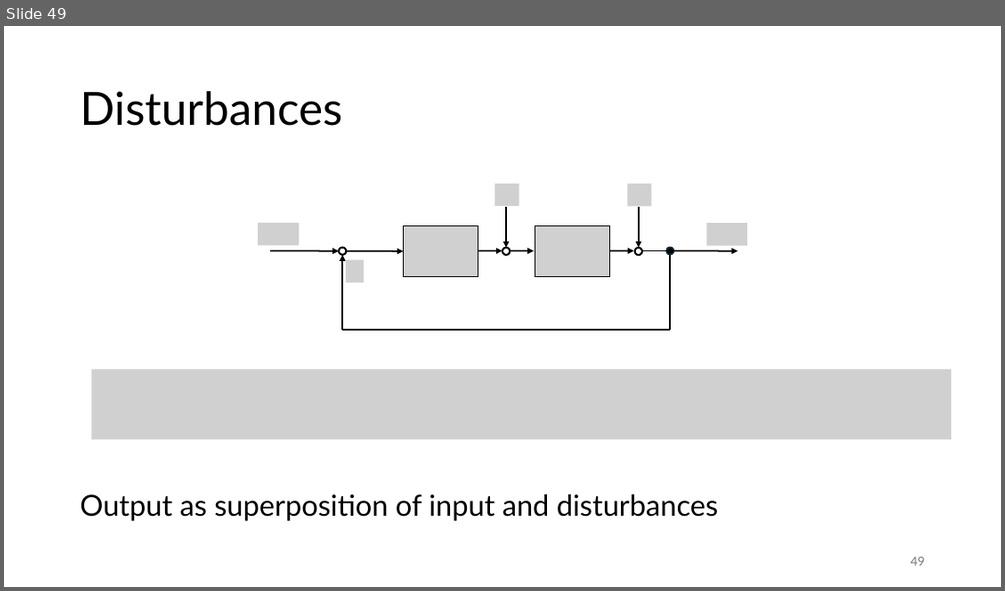
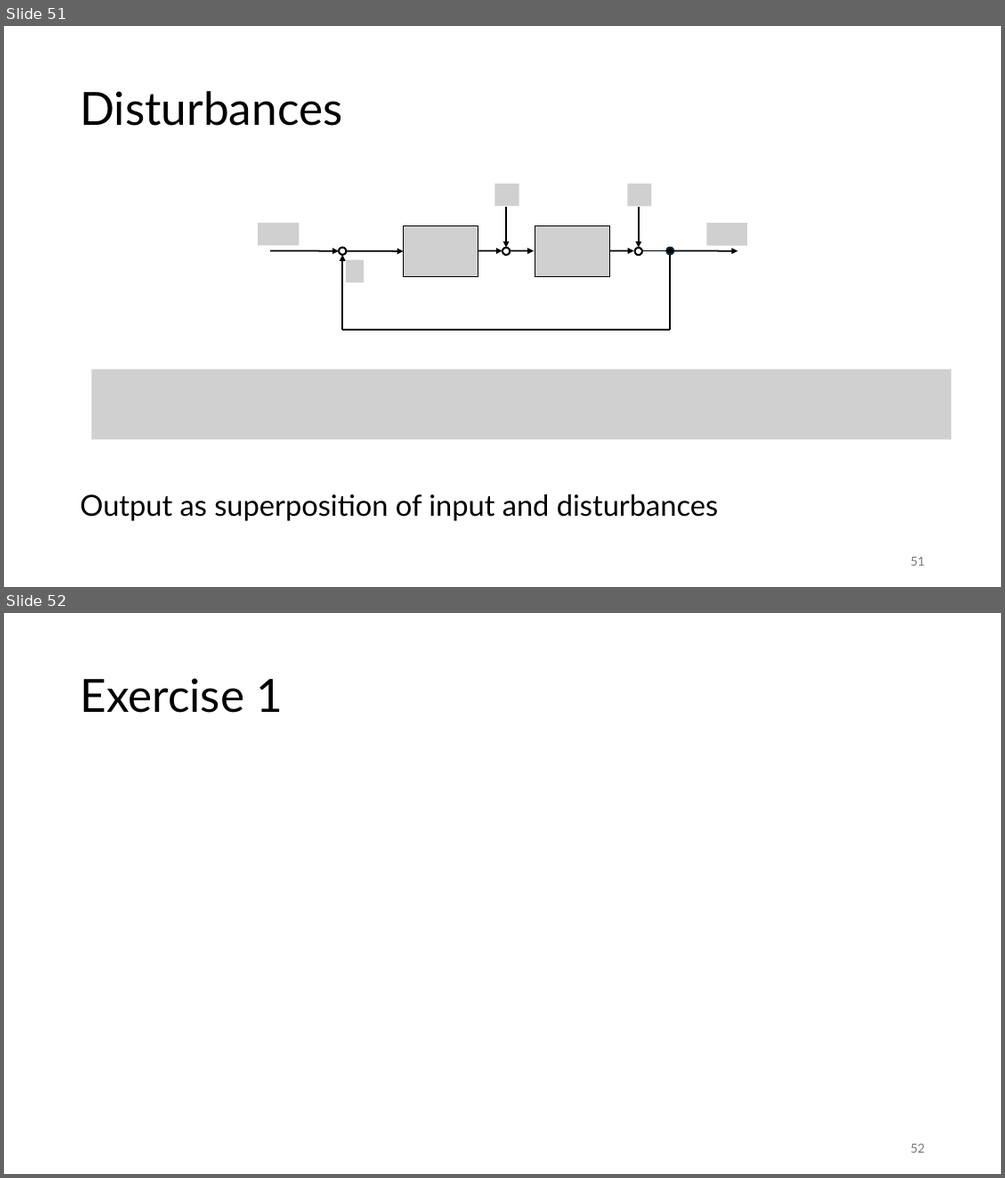
Before and after one commit to FelixWick/control_engineering, a slide deck: slides/3_Laplace.pptx. Shown one above the other, each under a label of ours: slide 49 before the commit, slides 51 and 52 after it. The pictures are 1005x591 and 1005x1178 pixels, drawn with LibreOffice and Linux fonts; fonts in the diff are those of the drawing; grey boxes stand for pictures. Boxes give left, top, right and bottom in pixels: in the first picture for what was removed or moved away, otherwise in the second. Text is boxed around its words. In the diff, an @@ line names an element or a change of style, - is before the commit and + after.

Commit message:
Laplace domain exercises

```diff
--- a/slides/3_Laplace.pptx
+++ b/slides/3_Laplace.pptx
@@ slide 52 added at [4, 613, 1001, 1174], background #FFFFFF @@
@@ title added at [80, 678, 283, 713], 44 pt, text #000000 @@
+Exercise 1
@@ page number added at [910, 1143, 924, 1152], 12 pt, text #797979 @@
+52
@@ what was slide 49 is now slide 51 @@
@@ page number at [910, 556, 924, 565]: text changed @@
-49
+51
```
Also in this commit, not shown: 1 slide changed, 10 other slides added, 3 other files.
